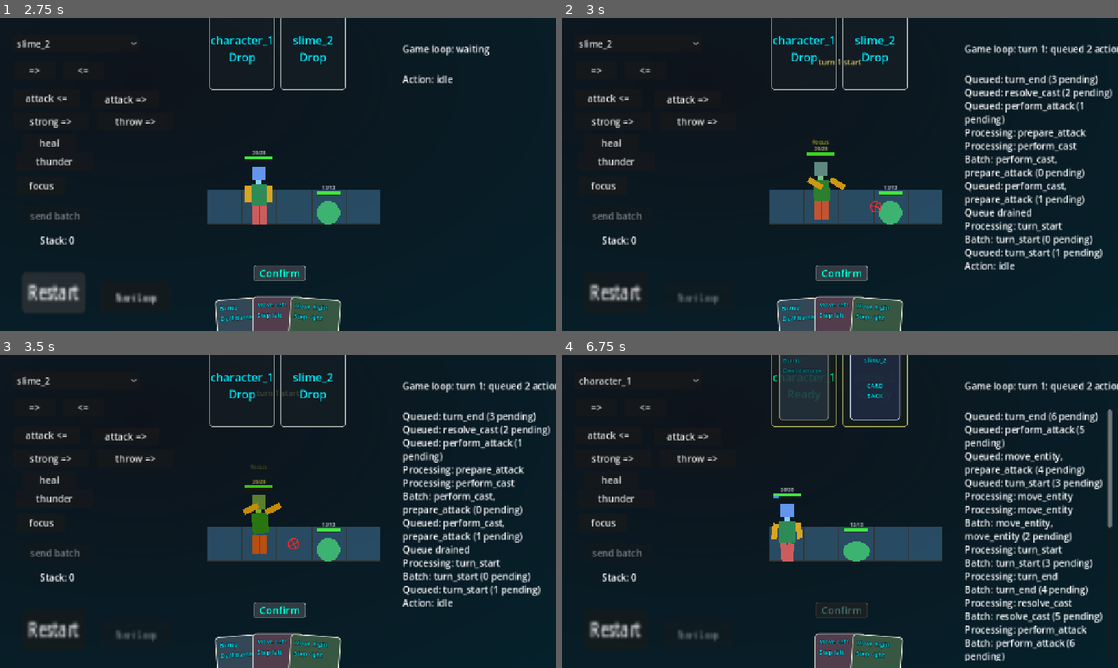
Above: before the commit, frames 1-4 (two rows, left to right).
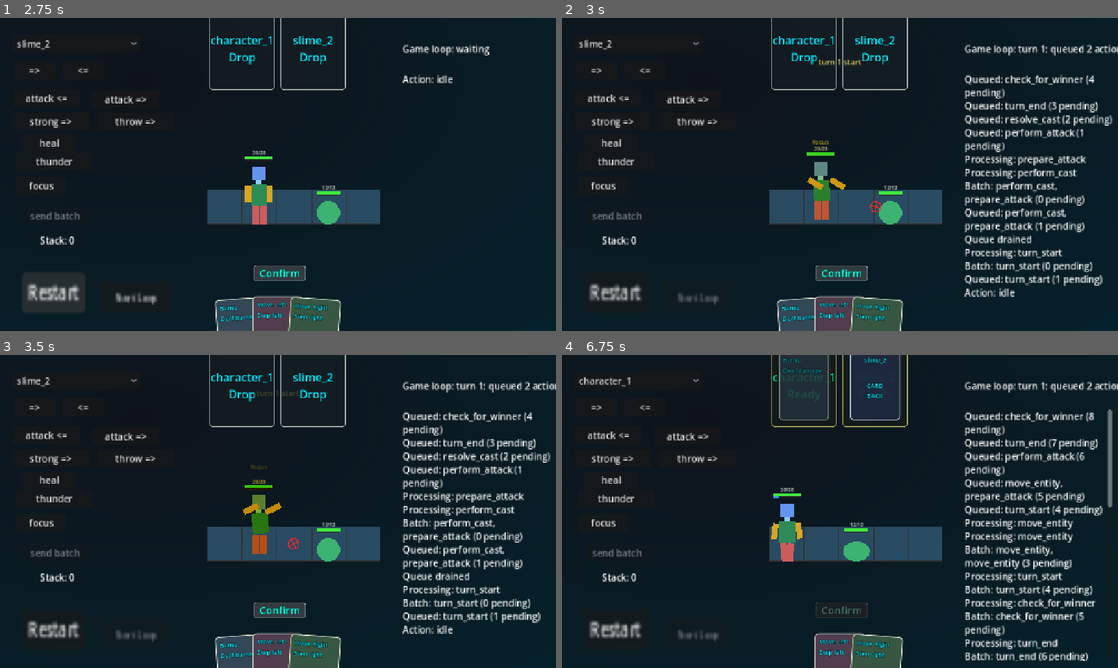
Above: after the commit, the same moments.

Repository: bubblecigar/turn-base-game
Game: Godot game, scene res://scenes/main.tscn
The game is run twice, just before and just after one commit, with the same random seed, the same clock (stepped at 60 frames per second) and the same inputs.
Inputs (mouse positions are in pixels of both pictures, inside the frame that each line leads up to):
- Up to frame 1 (2.75 s): click "Restart" at 0.5 s; click "Restart" at 1.25 s; click "Restart" at 2 s
- Up to frame 2 (3 s): click "Start Loop" at 2.75 s
- Up to frame 3 (3.5 s): no input
- Up to frame 4 (6.75 s): click "Confirm" at 3.5 s; click "slime_2" at 4.25 s; click "=>" at 5 s; drag from (1040, 536) to (817, 542) at 5.77 s; click "Confirm" at 6.5 s

Frame 1 is identical in both runs. In frame 2, 5.9% of the frame differs, in the area x 72-99%, y 18-90%; in frame 3, 5.9%; in frame 4, 6.5%, in the area x 72-99%, y 18-98%.

Commit message:
Queue battle end checks

Diff:
--- a/scenes/data_flow/action_handler.gd
+++ b/scenes/data_flow/action_handler.gd
@@ -8,6 +8,7 @@
 signal event_performed(event: Dictionary)
 signal turn_start(event: Dictionary)
 signal turn_end(event: Dictionary)
+signal check_for_winner(event: Dictionary)
 
 const MIN_CONSUME_SECONDS := 0.5
 const MAX_CONSUME_SECONDS := 3.0
@@ -87,6 +88,10 @@
 			turn_start.emit(event)
 		'turn_end':
 			turn_end.emit(event)
+		'check_for_winner':
+			check_for_winner.emit(event)
+		'end_battle':
+			_end_battle(event['payload'])
 		'debugger_button_pressed':
 			_consume_debugger_button_pressed(event['payload'])
 		_:
@@ -117,6 +122,10 @@
 	print('spawned entity: ', entity_type, ' at (', i, ',', j, ')')
 
 
+func _end_battle(payload: Dictionary) -> void:
+	print("battle ended: %s" % str(payload.get("result", "unknown result")))
+
+
 func _init_board(payload: Dictionary) -> void:
 	var cols := int(payload.get("i", randi_range(MIN_BOARD_SIZE, MAX_BOARD_SIZE)))
 	var rows := int(payload.get("j", randi_range(MIN_BOARD_SIZE, MAX_BOARD_SIZE)))
--- a/scenes/game_control/game_loop.gd
+++ b/scenes/game_control/game_loop.gd
@@ -38,6 +38,7 @@
 ]
 
 @onready var action_queue: Node = $"../ActionQueue"
+@onready var action_handler: Node = $"../ActionHandler"
 @onready var state_store: Node = $"../StateStore"
 
 var _board_initialized := false
@@ -51,6 +52,7 @@
 	randomize()
 	_board_initialized = not state_store.get_value(&"board", {}).is_empty()
 	state_store.board_init.connect(_on_board_init)
+	action_handler.check_for_winner.connect(_on_check_for_winner)
 	action_queue.queue_drained.connect(_on_queue_drained)
 	_emit_status("waiting to start")
 
@@ -77,17 +79,16 @@
 		return
 
 	_turn_in_progress = false
-	if _check_for_winner():
-		return
-
 	call_deferred("_maybe_start_next_turn")
+
+
+func _on_check_for_winner(_event: Dictionary) -> void:
+	_turn_in_progress = false
+	_check_for_winner()
 
 
 func _maybe_start_next_turn() -> void:
 	if _game_over or _turn_in_progress or not _board_initialized or not action_queue.is_idle():
-		return
-
-	if _check_for_winner():
 		return
 
 	var action_stack := _create_turn_actions()
@@ -310,6 +311,7 @@
 		action_batches.append(cast_success_batch)
 
 	action_batches.append([_create_turn_end_action(turn_index)])
+	action_batches.append([_create_check_for_winner_action(turn_index)])
 	return action_batches
 
 
@@ -325,6 +327,15 @@
 func _create_turn_end_action(turn_index: int) -> Dictionary:
 	return {
 		"eventName": "turn_end",
+		"payload": {
+			"turn_index": turn_index,
+		},
+	}
+
+
+func _create_check_for_winner_action(turn_index: int) -> Dictionary:
+	return {
+		"eventName": "check_for_winner",
 		"payload": {
 			"turn_index": turn_index,
 		},
@@ -399,14 +410,23 @@
 		return false
 
 	_game_over = true
-	if living_entity_ids.is_empty():
-		print("game over: no winner")
-		_emit_status("game over: no winner")
-	else:
-		print("game over winner: %s" % living_entity_ids)
-		_emit_status("game over winner: %s" % living_entity_ids)
+	var end_battle_action := _create_end_battle_action(living_entity_ids, dead_entity_ids)
+	action_queue.enQueue([end_battle_action])
+	_emit_status(str(end_battle_action["payload"].get("result", "game over")))
 
 	return true
+
+
+func _create_end_battle_action(winner_entity_ids: Array[StringName], defeated_entity_ids: Array[StringName]) -> Dictionary:
+	var result := "game over: no winner" if winner_entity_ids.is_empty() else "game over winner: %s" % winner_entity_ids
+	return {
+		"eventName": "end_battle",
+		"payload": {
+			"result": result,
+			"winner_entity_ids": winner_entity_ids.duplicate(),
+			"defeated_entity_ids": defeated_entity_ids.duplicate(),
+		},
+	}
 
 
 func _emit_status(status: String) -> void:
